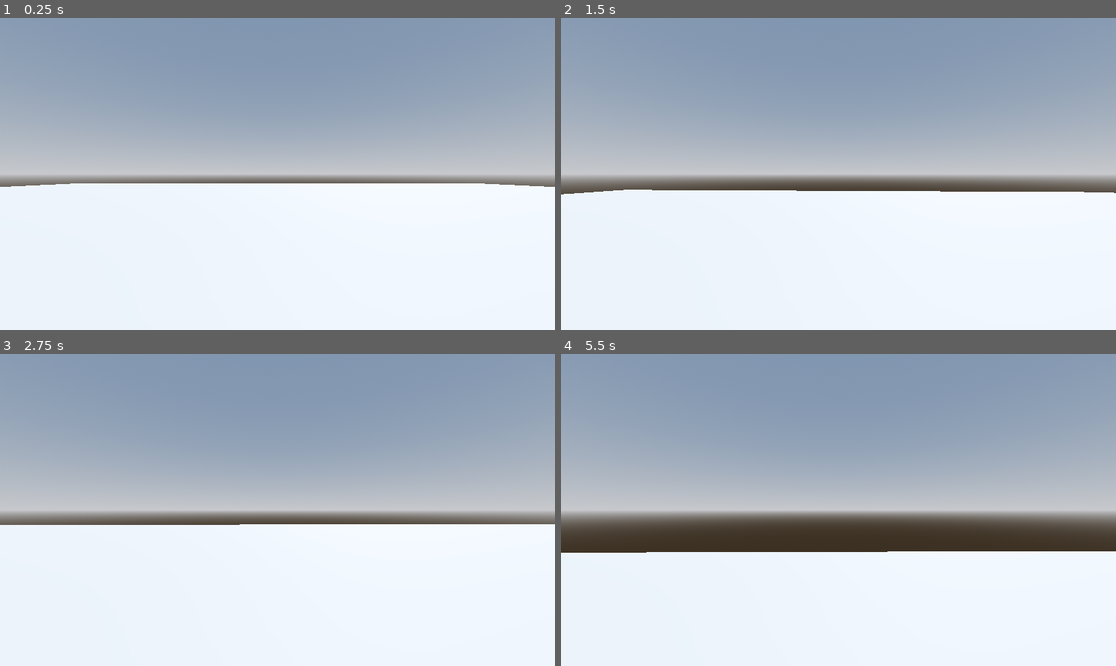
Above: before the commit, frames 1-4 (two rows, left to right).
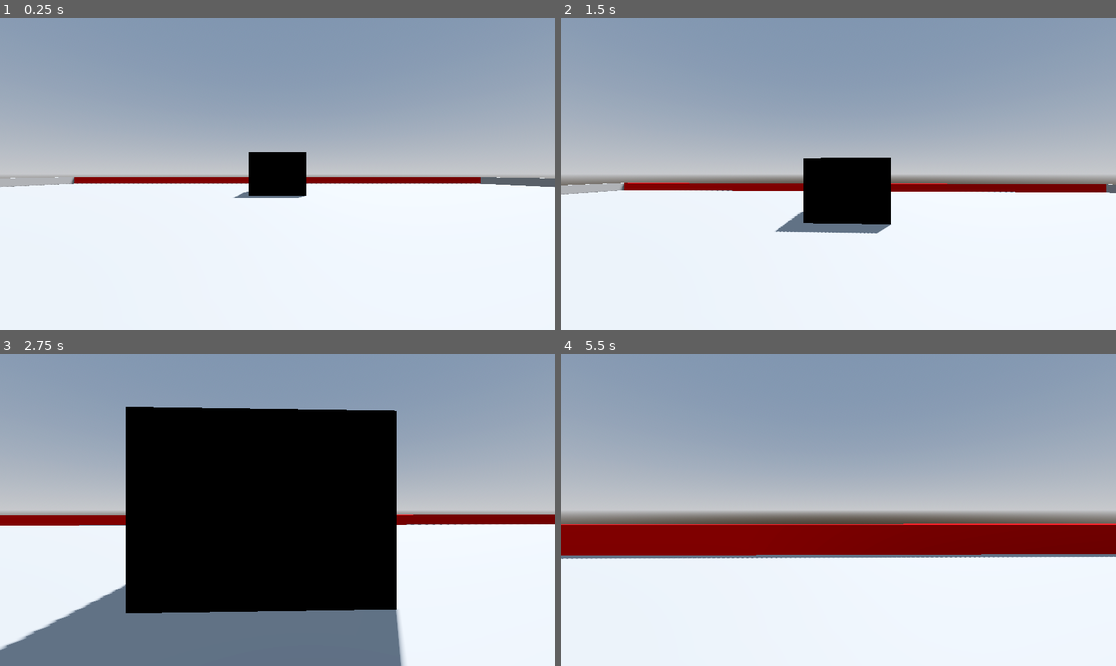
Above: after the commit, the same moments.

Repository: Assasquid/robot_rampage
Game: Godot game, scene res://Scenes/Levels/sand_box.tscn
Two runs of this game, one before a commit and one after it. Both use one fixed random seed, a clock stepped at 60 frames per second and the inputs below.
Inputs (mouse positions are in pixels of both pictures, inside the frame that each line leads up to):
- Up to frame 1 (0.25 s): no input
- Up to frame 2 (1.5 s): tap Enter at 0.5 s; move the mouse to (866, 174) at 0.52 s; hold W (move_forward) from 0.53 s (still down); tap Space (jump) at 0.77 s; move the mouse to (810, 174) at 1.27 s
- Up to frame 3 (2.75 s): keep holding W (move_forward); tap Space (jump) at 1.52 s; move the mouse to (288, 503) at 2.02 s
- Up to frame 4 (5.5 s): keep holding W (move_forward); move the mouse to (832, 516) at 2.77 s; tap Space (jump) at 3.02, 3.77, 4.52 s; move the mouse to (877, 513) at 3.52 s; move the mouse to (794, 506) at 4.27 s; move the mouse to (844, 510) at 5.02 s

The runs differ from the first frame. In frame 1, 3.6% of the frame differs, in the area x 0-100%, y 42-58%; in frame 2, 6.1%; in frame 3, 46%, in the area x 0-100%, y 16-100%; in frame 4, 11%.

Commit message:
Add some spatial landmarks.

Diff:
--- a/Scenes/Levels/sand_box.tscn
+++ b/Scenes/Levels/sand_box.tscn
@@ -14,6 +14,21 @@
 sky = SubResource("Sky_kb8tp")
 tonemap_mode = 2
 glow_enabled = true
+
+[sub_resource type="StandardMaterial3D" id="StandardMaterial3D_g63vk"]
+albedo_color = Color(1, 0, 0, 1)
+metallic = 1.0
+roughness = 0.63
+
+[sub_resource type="StandardMaterial3D" id="StandardMaterial3D_ai4wa"]
+albedo_color = Color(0.12549, 0.521569, 1, 1)
+metallic = 1.0
+roughness = 0.63
+
+[sub_resource type="StandardMaterial3D" id="StandardMaterial3D_2aeto"]
+albedo_color = Color(0, 0, 0, 1)
+metallic = 1.0
+roughness = 0.63
 
 [node name="SandBox" type="Node3D"]
 
@@ -31,3 +46,26 @@
 
 [node name="Player" parent="." instance=ExtResource("1_uvhpn")]
 transform = Transform3D(1, 0, 0, 0, 1, 0, 0, 0, 1, 0, 1, 0)
+
+[node name="NorthWall" type="CSGBox3D" parent="."]
+transform = Transform3D(1, 0, 0, 0, 1, 0, 0, 0, 1, 0, 0.5, -31.75)
+size = Vector3(63, 1, 0.5)
+material = SubResource("StandardMaterial3D_g63vk")
+
+[node name="EastWall" type="CSGBox3D" parent="."]
+transform = Transform3D(1, 0, 0, 0, 1, 0, 0, 0, 1, 31.75, 0.5, 0)
+size = Vector3(0.5, 1, 64)
+
+[node name="SouthWall" type="CSGBox3D" parent="."]
+transform = Transform3D(1, 0, 0, 0, 1, 0, 0, 0, 1, 0, 0.5, 31.75)
+size = Vector3(63, 1, 0.5)
+material = SubResource("StandardMaterial3D_ai4wa")
+
+[node name="WestWall" type="CSGBox3D" parent="."]
+transform = Transform3D(1, 0, 0, 0, 1, 0, 0, 0, 1, -31.75, 0.5, 0)
+size = Vector3(0.5, 1, 64)
+
+[node name="Squantz" type="CSGBox3D" parent="."]
+transform = Transform3D(1, 0, 0, 0, 1, 0, 0, 0, 1, 0, 1.5, -16)
+size = Vector3(4, 3, 4)
+material = SubResource("StandardMaterial3D_2aeto")
Not shown: 1 places in Scenes/Levels/sand_box.tscn that only renumber resources
